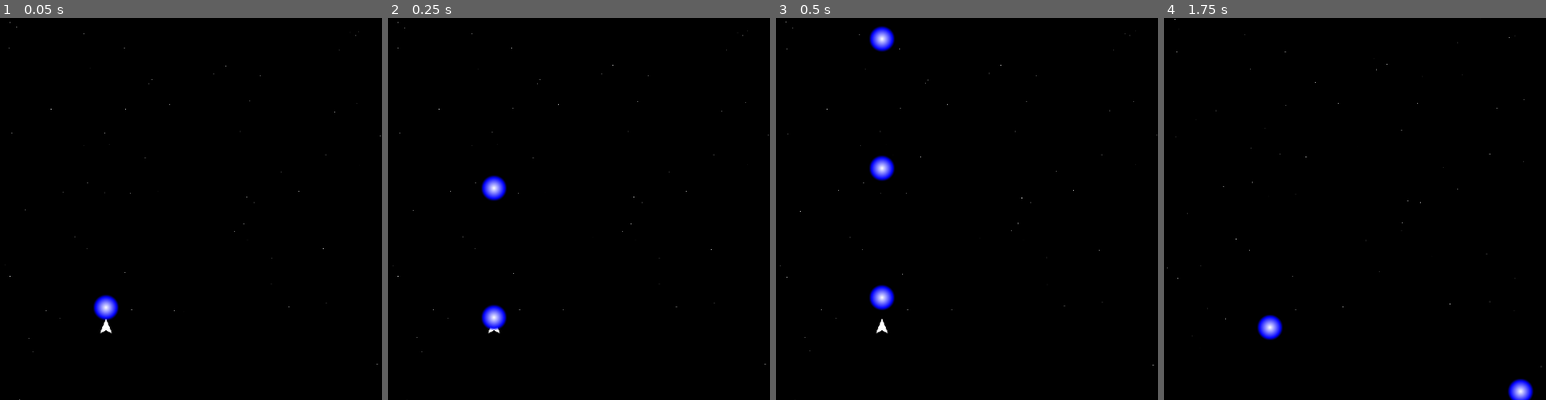
Above: before the commit, frames 1-4 (left to right).
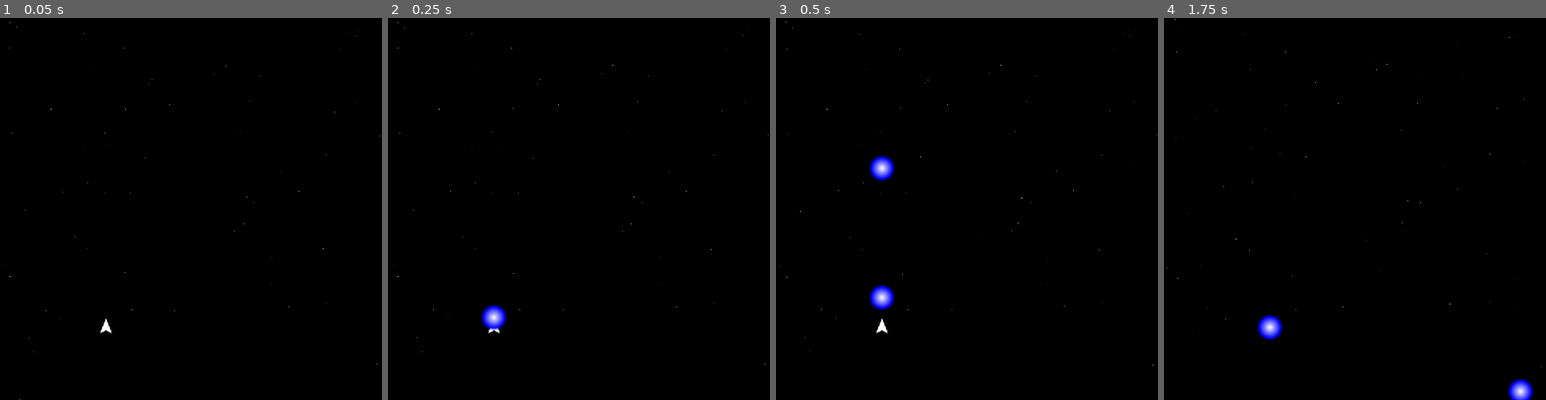
Above: after the commit, the same moments.

Repository: Trantarius/ArcadeGame
Game: Godot game, scene res://main.tscn
Two runs of this game, one before a commit and one after it. Both use one fixed random seed, a clock stepped at 60 frames per second and the inputs below.
Inputs (mouse positions are % of the whole screen's width and height, from its top left):
- Up to frame 1 (0.05 s): no input
- Up to frame 2 (0.25 s): no input
- Up to frame 3 (0.5 s): no input
- Up to frame 4 (1.75 s): move the mouse to (72, 45) at 0.52 s; hold D (right) 0.53-1.28 s; hold Space (shoot) 0.53-1.28 s; move the mouse to (30, 55) at 1.27 s; hold A (left) from 1.28 s (still down); tap Space (shoot) at 1.35 s
The pictures show only the part of the screen within x 36-86%, y 10-60%; the shares and areas given below are measured in that part.

The runs differ from the first frame. In frame 1, 0.4% of the frame differs, in the area x 24-31%, y 72-80%; in frame 2, 0.4%; in frame 3, 0.4%; in frame 4, nothing differs.

Commit message:
hit numbers

Diff:
--- a/Actor.gd
+++ b/Actor.gd
@@ -1,8 +1,19 @@
 class_name Actor
 extends RigidBody2D
 
-@export var max_health:float = 10
-@onready var health:float = max_health
+@export var max_health:float = 10:
+	set(to):
+		set_block_signals(true)
+		health = to * health/max_health
+		max_health = to
+		set_block_signals(false)
+		health_changed.emit()
+
+@onready var health:float = max_health:
+	set(to):
+		health=to
+		health_changed.emit()
+
 ## Disables death. Can still take damage, but health never goes below 0.
 @export var immortal:bool = false
 ## Toggles whether or not queue_free should automatically be called on death.
@@ -60,11 +71,28 @@
 signal kill(damage:Damage)
 signal damage_taken(damage:Damage)
 signal damage_dealt(damage:Damage)
+signal health_changed
+
+static var something_spawned:Signal
+static var something_died:Signal
+static var something_took_damage:Signal
+static func _static_init()->void:
+	(Actor as Object).add_user_signal('something_spawned',[{'name':'thing','type':TYPE_OBJECT}])
+	something_spawned = Signal(Actor,'something_spawned')
+	(Actor as Object).add_user_signal('something_died',[{'name':'damage','type':TYPE_OBJECT}])
+	something_died = Signal(Actor,'something_died')
+	(Actor as Object).add_user_signal('something_took_damage',[{'name':'damage','type':TYPE_OBJECT}])
+	something_took_damage = Signal(Actor,'something_took_damage')
 
 func _init()->void:
 	custom_integrator=true
 	contact_monitor=true
 	max_contacts_reported=3
+	# using _init instead of _ready for this to prevent it from being overridden
+	ready.connect(_actor_ready)
+
+func _actor_ready()->void:
+	something_spawned.emit(self)
 
 func take_damage(damage:Damage)->void:
 	damage.target=self
@@ -73,6 +101,7 @@
 	if(is_instance_valid(damage.attacker)):
 		damage.attacker.damage_dealt.emit(damage)
 	damage_taken.emit(damage)
+	something_took_damage.emit(damage)
 	health -= damage.amount
 	if(immortal):
 		health = max(health,0)
@@ -80,6 +109,7 @@
 		if(is_instance_valid(damage.attacker)):
 			damage.attacker.kill.emit(damage)
 		death.emit(damage)
+		something_died.emit(damage)
 		if(free_on_death):
 			queue_free()
 
--- a/Damage.gd
+++ b/Damage.gd
@@ -1,13 +1,21 @@
 class_name Damage
 
+## Amount of health to remove from the target.
 var amount:float
 
-## Actor responsible for causing the damage
+## Actor responsible for causing the damage.
 var attacker:Actor
-## Method of damage (a projectile or an actor)
+## Method of damage (a projectile or an actor).
 var source:Node2D
-## Actor that will take this damage
+## Actor that will take this damage.
 var target:Actor
 
+## Position of the contact point at which damage occurs.
 var position:Vector2
+## Velocity of the contact point.
+var velocity:Vector2
+## Direction of damage, as would be appropriate for applying knockback.
 var direction:Vector2
+
+## Disables hit numbers and on-damage effects.
+var silent:bool = false
--- a/Enemy.gd
+++ b/Enemy.gd
@@ -21,6 +21,7 @@
 			var damage:Damage = Damage.new()
 			damage.amount = contact_damage
 			damage.position = state.get_contact_collider_position(coll_idx)
+			damage.velocity = (state.get_contact_collider_velocity_at_position(coll_idx) + state.get_contact_local_velocity_at_position(coll_idx))/2
 			damage.direction = state.transform.basis_xform(state.get_contact_local_normal(coll_idx))
 			damage.source = self
 			damage.attacker = self
@@ -30,8 +31,10 @@
 				var self_damage:Damage = Damage.new()
 				self_damage.amount = max_health
 				self_damage.position = position
+				self_damage.velocity = linear_velocity
 				self_damage.source = self
 				self_damage.attacker = self
+				self_damage.silent = true
 				take_damage(self_damage)
 				break
 
--- a/EnemySpawner.gd
+++ b/EnemySpawner.gd
@@ -1,4 +1,3 @@
-class_name EnemySpawner
 extends Node
 
 ## Scales how fast enemies spawn
--- /dev/null
+++ b/HitNumber.gd
@@ -0,0 +1,17 @@
+class_name HitNumber
+extends Label
+
+var velocity:Vector2
+var number:int:
+	set(to):
+		number = to
+		text = str(number)
+var lifetime:float = 1
+
+func _process(delta: float) -> void:
+	position += velocity * delta
+	velocity += (get_viewport().get_camera_2d().velocity - velocity) * delta
+	lifetime -= delta
+	modulate.a = min(lifetime*4,1)
+	if(lifetime<0):
+		queue_free()
--- /dev/null
+++ b/HitNumberSpawner.gd
@@ -0,0 +1,37 @@
+extends Node
+
+## Creates hit numbers when something damages the player
+@export var enable_on_player:bool = false
+@export var player_color:Color
+
+## Creates hit numbers when something damages an enemy
+@export var enable_on_enemy:bool = false
+@export var enemy_color:Color
+
+## Forces hit numbers to spawn on silent damage events
+@export var enable_silent:bool = false
+
+func _ready() -> void:
+	Actor.something_took_damage.connect(_on_something_took_damage)
+
+func _on_something_took_damage(damage:Damage)->void:
+	if(damage.silent && !enable_silent):
+		return
+
+	var show_number:bool = false
+	var color:Color
+	if(damage.target is Player && enable_on_player):
+		show_number = true
+		color = player_color
+	elif(damage.target is Enemy && enable_on_enemy):
+		show_number = true
+		color = enemy_color
+
+	if(show_number):
+		var num:HitNumber = HitNumber.new()
+		num.position = damage.position
+		num.number = roundi(damage.amount)
+		num.velocity = damage.velocity
+		num.velocity += Vector2(randfn(0,32),randfn(0,32))
+		num.modulate = color
+		add_child(num)
--- a/PickupSpawner.gd
+++ b/PickupSpawner.gd
@@ -12,7 +12,7 @@
 var min_value:float
 
 func _ready()->void:
-	get_tree().node_added.connect(_on_node_added)
+	Actor.something_died.connect(_on_something_died)
 	spawn_list = {}
 	total_weight_in_list = 0
 	min_value = INF
@@ -24,12 +24,8 @@
 		spawn_list[scene] = pickup.value
 		total_weight_in_list += weight
 
-func _on_node_added(node:Node)->void:
-	if(node is Enemy):
-		node.death.connect(_on_enemy_death)
-
-func _on_enemy_death(damage:Damage)->void:
-	if(damage.attacker is Player):
+func _on_something_died(damage:Damage)->void:
+	if(damage.attacker is Player && damage.target is Enemy):
 
 		var total = randf() * damage.target.point_value * (abs(randfn(1,1))+1)
 
--- a/Projectile.gd
+++ b/Projectile.gd
@@ -3,11 +3,23 @@
 
 ## Time left until deletion
 @export var lifetime:float = 10
+
+@export_group('Damage','damage_')
 @export var damage_amount:float = 1
+@export var damage_silent:bool = false
+
+enum{
+	VELOCITY,
+	NORMAL
+}
+
+@export_enum("Velocity:0","Normal") var damage_direction:int
+
 var source:Actor
 var velocity:Vector2
 
 signal hit(collision:KinematicCollision2D)
+signal damage_dealt(damage:Damage)
 
 func _physics_process(delta: float) -> void:
 
@@ -19,11 +31,14 @@
 	if(collision!=null):
 		if(collision.get_collider() is Actor):
 			var damage:Damage = Damage.new()
-			damage.amount=damage_amount
-			damage.source=self
-			damage.attacker=source
+			damage.amount = damage_amount
+			damage.source = self
+			damage.attacker = source
+			damage.target = collision.get_collider()
 			damage.position = collision.get_position()
 			damage.direction = velocity.normalized()
-			collision.get_collider().take_damage(damage)
+			damage.velocity = (damage.target.linear_velocity + velocity)/2
+			damage_dealt.emit(damage)
+			damage.target.take_damage(damage)
 		hit.emit(collision)
 		queue_free()
--- a/main.tscn
+++ b/main.tscn
@@ -1,12 +1,15 @@
-[gd_scene load_steps=8 format=3 uid="uid://gvye6ccvjd55"]
+[gd_scene load_steps=11 format=3 uid="uid://gvye6ccvjd55"]
 
 [ext_resource type="PackedScene" uid="uid://ccgupredk0a3f" path="res://player/player.tscn" id="3_d6lla"]
 [ext_resource type="Script" path="res://ui/score_display.gd" id="3_ms2pv"]
+[ext_resource type="PackedScene" uid="uid://cb3satgchcg1i" path="res://spiky/spiky.tscn" id="5_cgv82"]
 [ext_resource type="Script" path="res://asteroid/AsteroidSpawner.gd" id="5_hea7j"]
 [ext_resource type="Script" path="res://PickupSpawner.gd" id="6_0lnqi"]
 [ext_resource type="PackedScene" uid="uid://c470br5y4agbp" path="res://pickups/health_pickup.tscn" id="6_h8vvy"]
 [ext_resource type="PackedScene" uid="uid://d4epik40543it" path="res://hornet/hornet.tscn" id="6_x6syn"]
+[ext_resource type="PackedScene" uid="uid://b84l7h2qte8nl" path="res://spiky/spiky_factory.tscn" id="6_x7aoa"]
 [ext_resource type="Script" path="res://EnemySpawner.gd" id="6_xg0x2"]
+[ext_resource type="Script" path="res://HitNumberSpawner.gd" id="10_mwqnm"]
 
 [node name="Main" type="Node"]
 
@@ -26,12 +29,20 @@
 [node name="EnemySpawner" type="Node" parent="."]
 script = ExtResource("6_xg0x2")
 target_points = 100.0
-enemy_list = Array[PackedScene]([ExtResource("6_x6syn")])
+enemy_list = Array[PackedScene]([ExtResource("6_x6syn"), ExtResource("5_cgv82"), ExtResource("6_x7aoa")])
 
 [node name="AsteroidSpawner" type="Node" parent="."]
 script = ExtResource("5_hea7j")
+asteroid_count = 10.0
 max_linear_momentum = 20.0
 
 [node name="PickupSpawner" type="Node" parent="."]
 script = ExtResource("6_0lnqi")
 pickup_list = Array[PackedScene]([ExtResource("6_h8vvy")])
+
+[node name="HitNumberSpawner" type="Node" parent="."]
+script = ExtResource("10_mwqnm")
+enable_on_player = true
+player_color = Color(1, 0.454902, 0.478431, 1)
+enable_on_enemy = true
+enemy_color = Color(0.517647, 0.513726, 1, 1)
--- a/player/camera.gd
+++ b/player/camera.gd
@@ -1,12 +1,13 @@
 extends Camera2D
 
-var velocity:Vector2
+## Number of ambient particles per million pixels (ie, in a 1000x1000 area)
+@export var ambient_particle_density:float = 100
 
 ## Enables moving under its own velocity
 var is_free:bool = false
+var velocity:Vector2
 
-## Number of ambient particles per million pixels (ie, in a 1000x1000 area)
-@export var ambient_particle_density:float = 100
+var _last_pos:Vector2
 
 func _ready()->void:
 	get_viewport().size_changed.connect(_on_viewport_size_changed)
@@ -20,4 +21,7 @@
 # Called every frame. 'delta' is the elapsed time since the previous frame.
 func _physics_process(delta: float) -> void:
 	if(is_free):
-		position += velocity*delta
+		position += velocity * delta
+	else:
+		velocity = (position-_last_pos)/delta
+		_last_pos = position
